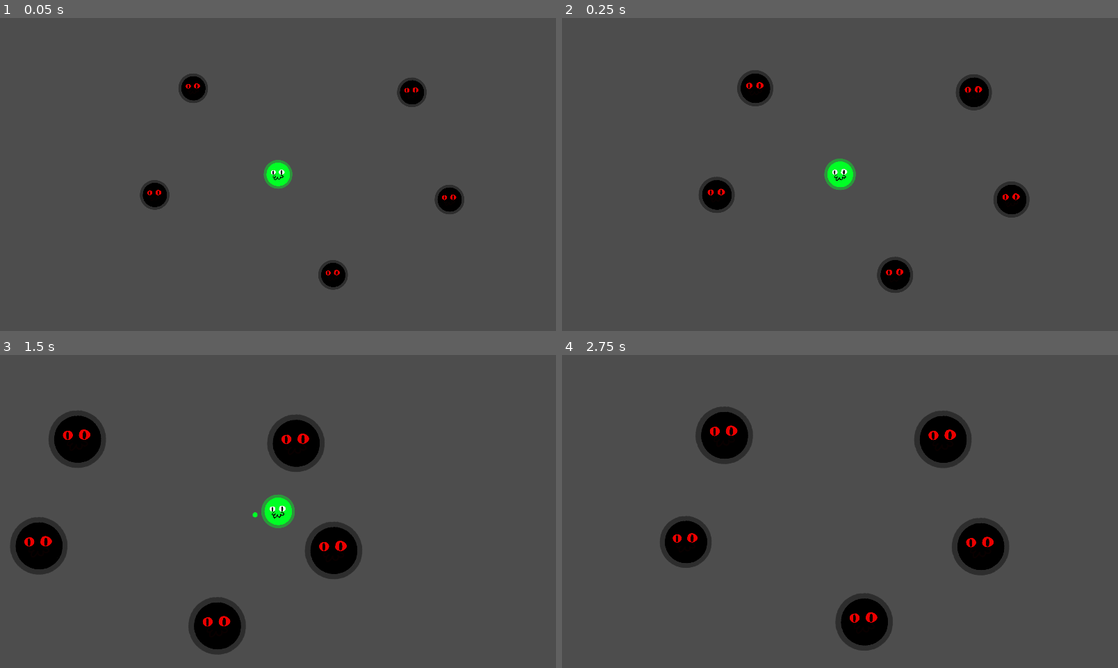
Above: before the commit, frames 1-4 (two rows, left to right).
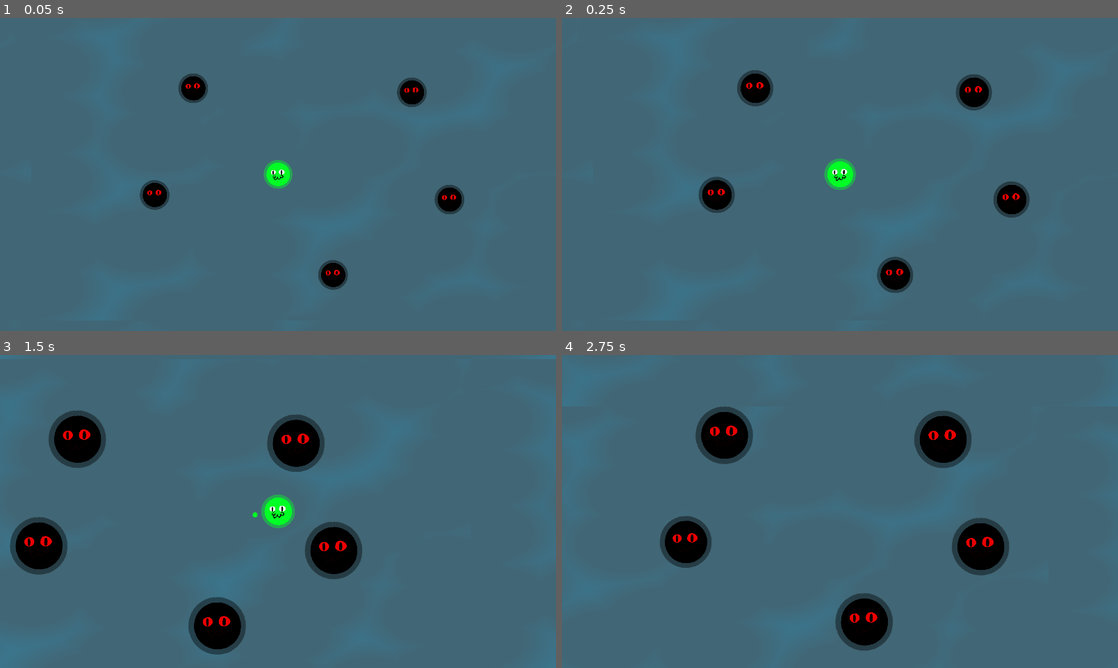
Above: after the commit, the same moments.

Repository: QuantumForgeGames/cellular-conquest
Game: Godot game, scene res://scripts/levels/world.tscn
The game is run twice, just before and just after one commit, with the same random seed, the same clock (stepped at 60 frames per second) and the same inputs.
Inputs (mouse positions are in pixels of both pictures, inside the frame that each line leads up to):
- Up to frame 1 (0.05 s): no input
- Up to frame 2 (0.25 s): no input
- Up to frame 3 (1.5 s): move the mouse to (400, 495) at 0.52 s; tap W (dash) at 0.6 s; move the mouse to (166, 527) at 1.27 s; tap Q (shoot) at 1.35 s
- Up to frame 4 (2.75 s): move the mouse to (895, 442) at 2.02 s; tap W (dash) at 2.1 s

The runs differ from the first frame. In frame 1, 98% of the frame differs, in the area x 0-100%, y 0-100%; in frame 2, 97%; in frame 3, 93%; in frame 4, 94%.

Commit message:
added water effect to background using parallax layer
updated color to be more subtle
removed water flow over time

Diff:
--- a/assets/gradients/water_effect_color_ramp.tres
+++ b/assets/gradients/water_effect_color_ramp.tres
@@ -1,7 +1,8 @@
 [gd_resource type="GradientTexture1D" load_steps=2 format=3 uid="uid://dv2unbnfjqv3r"]
 
 [sub_resource type="Gradient" id="Gradient_ydgp0"]
-colors = PackedColorArray(0.231373, 0.462745, 0.54902, 0.639216, 1, 1, 1, 1)
+offsets = PackedFloat32Array(0.506061, 0.99697)
+colors = PackedColorArray(0.231373, 0.462745, 0.54902, 0.639216, 0.231373, 0.462745, 0.54902, 1)
 
 [resource]
 gradient = SubResource("Gradient_ydgp0")
--- a/assets/shaders/water_effect.gdshader
+++ b/assets/shaders/water_effect.gdshader
@@ -1,6 +1,11 @@
 shader_type canvas_item;
 
 uniform sampler2D color_ramp;
+varying vec2 world_position;
+
+void vertex() {
+    world_position = (CANVAS_MATRIX * vec4(VERTEX, 1.0, 1.0)).xy;
+}
 
 vec2 random(vec2 uv) {
 	return vec2(fract(sin(dot(uv.xy,
@@ -32,20 +37,12 @@
 
 void fragment() {
 
-	float worley = worley(UV + TIME * 0.08f, 3.0, 5.0);
+	//float worley = worley(UV + TIME * 0.08f, 3.0, 5.0);
+    float scale = 0.0025f;
+    float worley = worley(world_position * scale, 3.0, 5.0);
     vec4 color = texture(color_ramp, vec2(worley));
 
 	//COLOR = vec4(vec3(color), 1.0);
     //COLOR = texture(TEXTURE, UV) + color;
     COLOR = color;
 }
-
-
-void vertex() {
-	// Called for every vertex the material is visible on.
-}
-
-//void light() {
-	// Called for every pixel for every light affecting the CanvasItem.
-	// Uncomment to replace the default light processing function with this one.
-//}
--- a/scripts/levels/world.tscn
+++ b/scripts/levels/world.tscn
@@ -1,9 +1,29 @@
-[gd_scene load_steps=3 format=3 uid="uid://7pc3dynyj3ax"]
+[gd_scene load_steps=7 format=3 uid="uid://7pc3dynyj3ax"]
 
+[ext_resource type="Shader" path="res://assets/shaders/water_effect.gdshader" id="1_otd8x"]
 [ext_resource type="PackedScene" uid="uid://dgaq2412shtkp" path="res://scenes/entities/player.tscn" id="1_ypafy"]
+[ext_resource type="Texture2D" uid="uid://dv2unbnfjqv3r" path="res://assets/gradients/water_effect_color_ramp.tres" id="2_tbaoy"]
 [ext_resource type="PackedScene" uid="uid://c6wl8krh5vc0f" path="res://scenes/entities/enemy.tscn" id="3_uxm3w"]
 
+[sub_resource type="ShaderMaterial" id="ShaderMaterial_civoq"]
+shader = ExtResource("1_otd8x")
+shader_parameter/color_ramp = ExtResource("2_tbaoy")
+
+[sub_resource type="PlaceholderTexture2D" id="PlaceholderTexture2D_gclqv"]
+size = Vector2(1920, 1080)
+
 [node name="Main" type="Node"]
+
+[node name="ParallaxBackground" type="ParallaxBackground" parent="."]
+offset = Vector2(960, 540)
+transform = Transform2D(1, 0, 0, 1, 960, 540)
+
+[node name="ParallaxLayer" type="ParallaxLayer" parent="ParallaxBackground"]
+motion_mirroring = Vector2(1920, 1080)
+
+[node name="Sprite2D" type="Sprite2D" parent="ParallaxBackground/ParallaxLayer"]
+material = SubResource("ShaderMaterial_civoq")
+texture = SubResource("PlaceholderTexture2D_gclqv")
 
 [node name="Enemy" parent="." instance=ExtResource("3_uxm3w")]
 position = Vector2(1315, 292)
